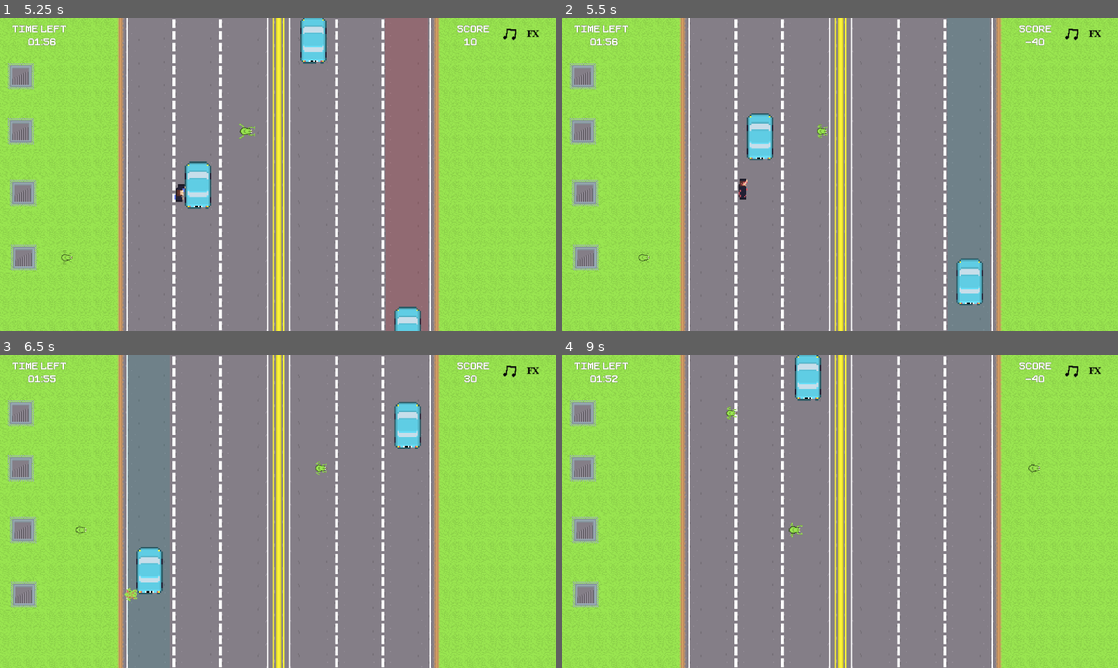
Above: before the commit, frames 1-4 (two rows, left to right).
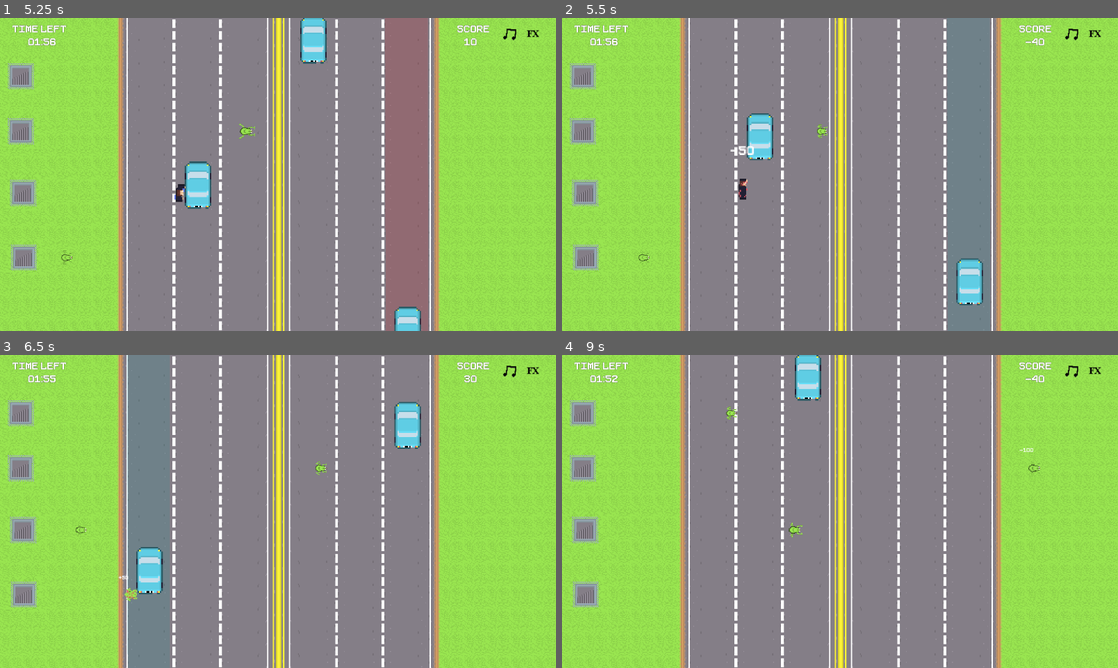
Above: after the commit, the same moments.

Repository: lewis785/gmtk-game-jam-2023
Game: Godot game, scene res://scenes/ui/StartScreen.tscn
The game is run twice, just before and just after one commit, with the same random seed, the same clock (stepped at 60 frames per second) and the same inputs. Sound files missing from this copy of the repository are replaced by a short silence.
Inputs (mouse positions are in pixels of both pictures, inside the frame that each line leads up to):
- Up to frame 1 (5.25 s): click "Start" at 0.5 s; tap Enter at 1.25 s; move the mouse to (250, 237) at 1.27 s; click (250, 237) at 1.42 s; move the mouse to (444, 221) at 2.02 s; click (444, 221) at 2.17 s; move the mouse to (111, 127) at 2.77 s; click (111, 127) at 2.92 s; move the mouse to (305, 174) at 3.52 s; click (305, 174) at 3.67 s; move the mouse to (194, 96) at 4.27 s; click (194, 96) at 4.42 s; move the mouse to (400, 158) at 5.02 s; click (400, 158) at 5.17 s
- Up to frame 2 (5.5 s): no input
- Up to frame 3 (6.5 s): move the mouse to (166, 527) at 5.77 s; click (166, 527) at 5.92 s
- Up to frame 4 (9 s): move the mouse to (895, 442) at 6.52 s; click (895, 442) at 6.67 s; move the mouse to (812, 574) at 7.27 s; click (812, 574) at 7.42 s; move the mouse to (1006, 558) at 8.02 s; click (1006, 558) at 8.17 s; move the mouse to (673, 464) at 8.77 s; click (673, 464) at 8.92 s

Frame 1 is identical in both runs. In frame 2, less than 0.1% of the frame differs, in the area x 30-35%, y 40-44%; in frame 3, less than 0.1%; in frame 4, less than 0.1%.

Commit message:
ADD Score value pop-ups

Diff:
--- a/scenes/person/Frog.gd
+++ b/scenes/person/Frog.gd
@@ -2,6 +2,7 @@
 
 @export var score_comp: ScoreComponent
 @export var collision_audio: AudioStreamPlayer2D
+@export var text_emitter: Node2D
 
 @export var collision_score = 0 # Score gained for getting hit by vehicle
 @export var end_score = 0 # Score gained for reaching end
@@ -29,6 +30,8 @@
 	tween.stop()
 	is_done = true
 	score_comp.add_score(collision_score)
+	var score_text = "+%d" % collision_score
+	if text_emitter != null: text_emitter.emit_text(score_text, 1.0)
 	stop()
 	collision_audio.play()
 	await collision_audio.finished
@@ -37,6 +40,8 @@
 func end_collision():
 	is_done = true
 	score_comp.add_score(end_score)
+	var score_text = "%d" % end_score
+	if text_emitter != null: text_emitter.emit_text(score_text, 1.0)
 
 func _on_collision_component_area_entered(area):
 	if is_done:
--- a/scenes/person/Frog.tscn
+++ b/scenes/person/Frog.tscn
@@ -1,9 +1,10 @@
-[gd_scene load_steps=12 format=3 uid="uid://cf3lyxoa43kit"]
+[gd_scene load_steps=13 format=3 uid="uid://cf3lyxoa43kit"]
 
 [ext_resource type="Script" path="res://scenes/person/Frog.gd" id="1_8e6au"]
 [ext_resource type="Texture2D" uid="uid://brgm3ptolrbji" path="res://assets/entities/FrogFull-Sheet.png" id="2_6kmvp"]
 [ext_resource type="PackedScene" uid="uid://ctn8s6hg8toiu" path="res://scenes/components/CollisionComponent.tscn" id="3_qg1gh"]
 [ext_resource type="PackedScene" uid="uid://b3bw5liu8eq7e" path="res://scenes/components/ScoreComponent.tscn" id="5_y3072"]
+[ext_resource type="PackedScene" uid="uid://uhrwqjvhiby8" path="res://scenes/components/TextEmitter.tscn" id="6_6lyee"]
 [ext_resource type="AudioStream" uid="uid://bu0i02phseyc6" path="res://assets/audio/Person_Collision.wav" id="6_vea8u"]
 
 [sub_resource type="RectangleShape2D" id="RectangleShape2D_blmbn"]
@@ -68,12 +69,13 @@
 [sub_resource type="RectangleShape2D" id="RectangleShape2D_yo7xa"]
 size = Vector2(27, 20)
 
-[node name="Frog" type="CharacterBody2D" node_paths=PackedStringArray("score_comp", "collision_audio", "animation") groups=["Person"]]
+[node name="Frog" type="CharacterBody2D" node_paths=PackedStringArray("score_comp", "collision_audio", "text_emitter", "animation") groups=["Person"]]
 collision_layer = 2
 collision_mask = 2
 script = ExtResource("1_8e6au")
 score_comp = NodePath("ScoreComponent")
 collision_audio = NodePath("CollisionAudioPlayer")
+text_emitter = NodePath("TextEmitter")
 collision_score = 50
 end_score = -100
 speed = 5000.0
@@ -120,6 +122,8 @@
 volume_db = -2.81
 bus = &"FX"
 
+[node name="TextEmitter" parent="." instance=ExtResource("6_6lyee")]
+
 [connection signal="area_entered" from="CollisionComponent" to="." method="_on_collision_component_area_entered"]
 [connection signal="area_exited" from="CollisionComponent" to="." method="_on_collision_component_area_exited"]
 [connection signal="body_entered" from="CollisionComponent" to="." method="_on_collision_component_body_entered"]
--- a/scenes/person/Person.gd
+++ b/scenes/person/Person.gd
@@ -21,6 +21,8 @@
 func vehicle_collision():
 	is_done = true
 	score_comp.add_score(collision_score)
+	var score_text = "%d" % collision_score
+	if text_emitter != null: text_emitter.emit_text(score_text, 1.0)
 	move_comp.stop()
 	collision_audio.play()
 	await collision_audio.finished
@@ -35,7 +37,8 @@
 	is_done = true
 	var final_score = end_score * multiplier
 	score_comp.add_score(final_score)
-	#move_comp.stop()
+	var score_text = "+%d" % final_score
+	if text_emitter != null: text_emitter.emit_text(score_text, 1.0)
 
 
 func _on_collision_component_area_entered(area):
--- a/scenes/person/Person.tscn
+++ b/scenes/person/Person.tscn
@@ -119,7 +119,7 @@
 score_comp = NodePath("../ScoreComponent")
 move_comp = NodePath("..")
 collision_audio = NodePath("../CollisionAudioPlayer")
-multiplier_label = NodePath("../Label")
+multiplier_label = NodePath("../MultiplierLabel")
 text_emitter = NodePath("../TextEmitter")
 collision_score = -50
 end_score = 100
@@ -130,12 +130,13 @@
 stream = ExtResource("6_tll5x")
 volume_db = -2.81
 bus = &"FX"
+
 [node name="NearMissArea" type="Area2D" parent="."]
 
 [node name="CollisionShape2D" type="CollisionShape2D" parent="NearMissArea"]
 shape = SubResource("RectangleShape2D_l0bp1")
 
-[node name="Label" type="Label" parent="."]
+[node name="MultiplierLabel" type="Label" parent="."]
 texture_filter = 1
 offset_left = -10.0
 offset_top = -21.0
@@ -146,12 +147,6 @@
 
 [node name="TextEmitter" parent="." instance=ExtResource("8_0r8y1")]
 
-[node name="Label" type="Label" parent="TextEmitter"]
-offset_right = 19.0
-offset_bottom = 23.0
-horizontal_alignment = 1
-vertical_alignment = 1
-
 [connection signal="area_entered" from="CollisionComponent" to="PersonCollision" method="_on_collision_component_area_entered"]
 [connection signal="area_exited" from="CollisionComponent" to="PersonCollision" method="_on_collision_component_area_exited"]
 [connection signal="body_entered" from="CollisionComponent" to="PersonCollision" method="_on_collision_component_body_entered"]
Not shown: 1 places in scenes/world.tscn that only renumber resources
